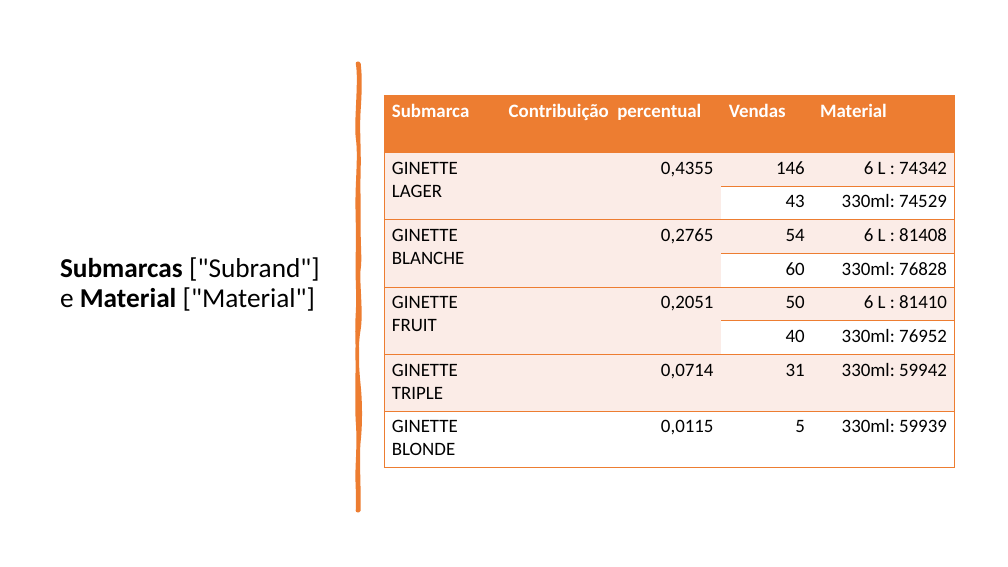
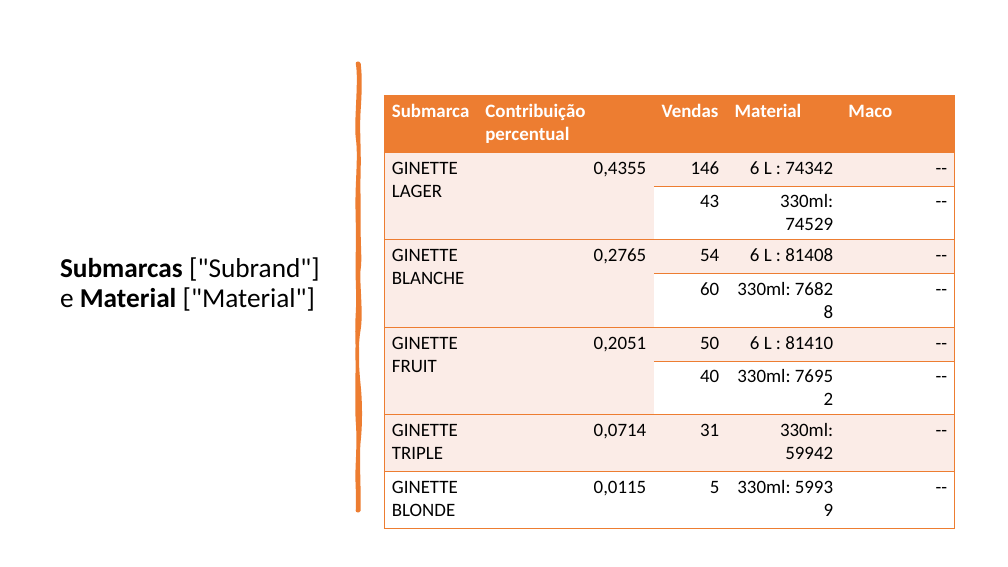
Before and after one commit to brenoccosta/ABIAcademyHack, a slide deck: slide 10 of Apresentação1.pptx. Drawn at 1008x567 pixels with LibreOffice and Linux fonts; fonts in the diff are those of the drawing. Boxes give left, top, right and bottom in pixels: in the first picture for what was removed or moved away, otherwise in the second. Text is boxed around its words. In the diff, an @@ line names an element or a change of style, - is before the commit and + after.

```diff
--- a/Apresentação1.pptx
+++ b/Apresentação1.pptx
@@ table at <box>384,96,956,526</box> @@
+column 5: Maco | -- | -- | -- | -- | -- | -- | -- | --
```
Also in this commit, not shown: 3 other slides changed, 1 other file.
